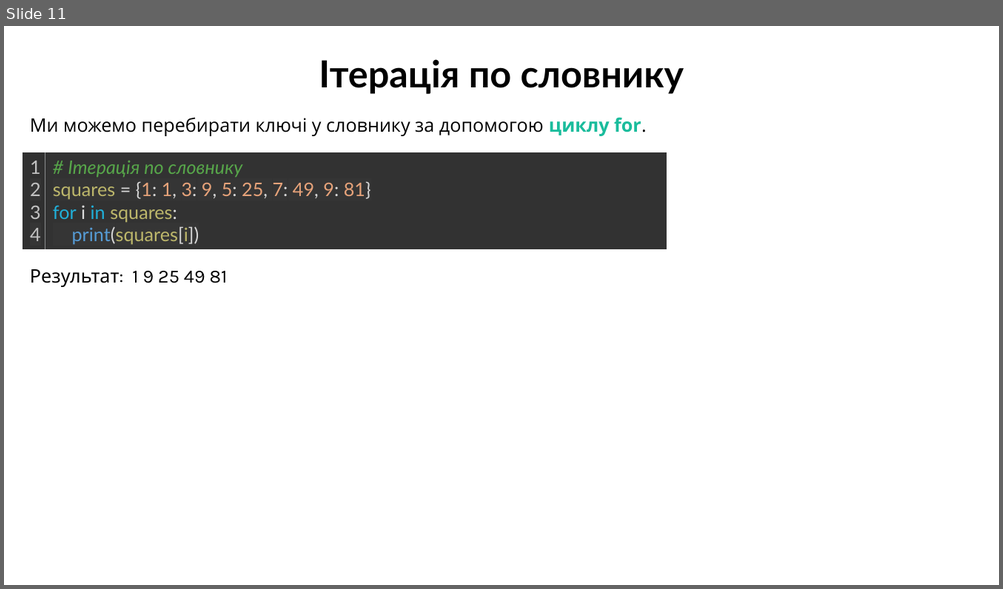
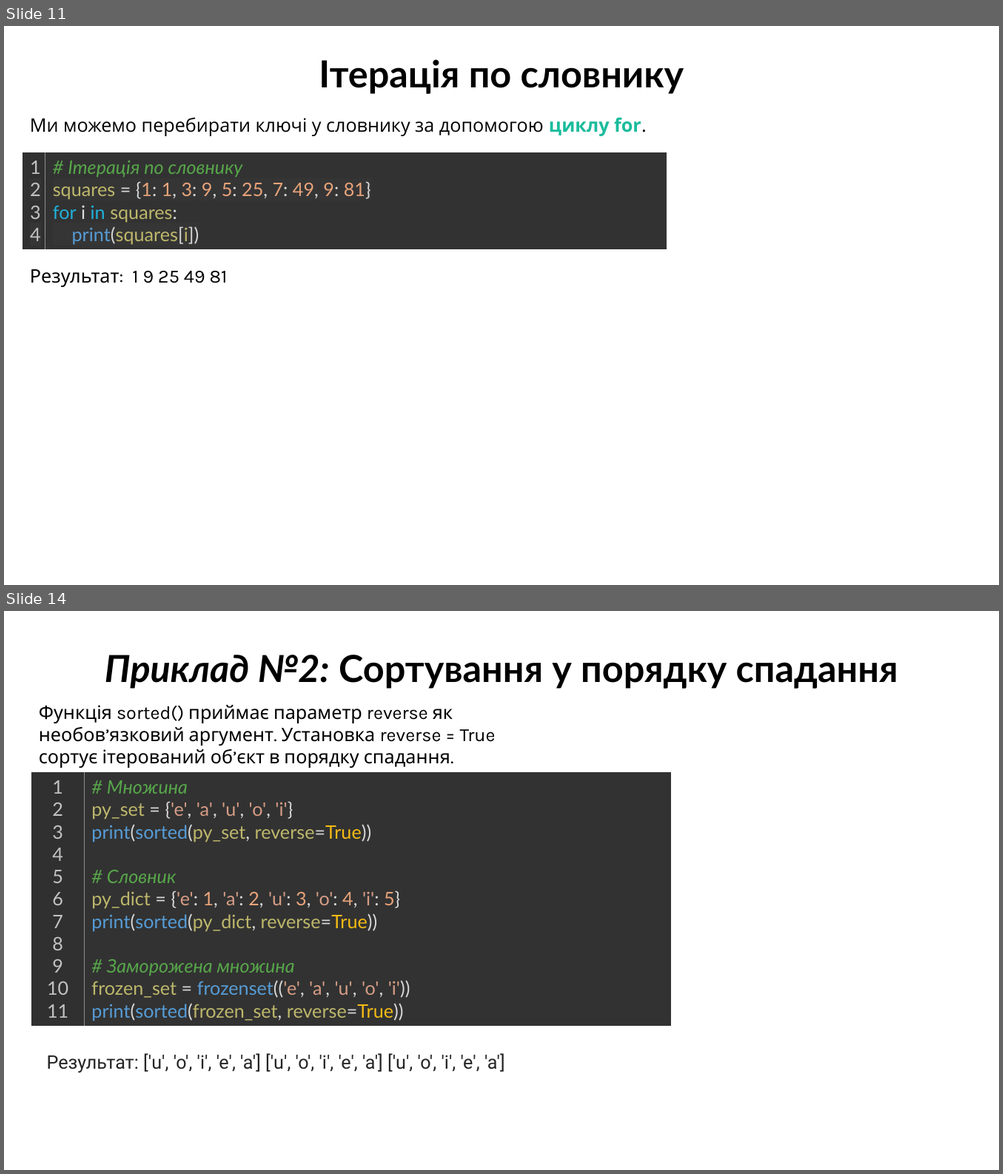
Before and after one commit to arg3ntuum/PythonCourse, a slide deck: Python Урок 12 Словники.pptx. Shown one above the other, each under a label of ours: slide 11 before the commit, slides 11 and 14 after it; the slides between them are not shown. The pictures are 1003x589 and 1003x1174 pixels, drawn with LibreOffice and Linux fonts; fonts in the diff are those of the drawing. Boxes give left, top, right and bottom in pixels: in the first picture for what was removed or moved away, otherwise in the second. Text is boxed around its words. In the diff, an @@ line names an element or a change of style, - is before the commit and + after.

```diff
--- a/Python Урок 12 Словники.pptx
+++ b/Python Урок 12 Словники.pptx
@@ slide 14 added at (x1=4, y1=611, x2=999, y2=1170), background #FFFFFF @@
@@ text added at (x1=105, y1=655, x2=898, y2=689), 36 pt, text #000000, bold @@
+Приклад №2: Сортування у порядку спадання
@@ text added at (x1=39, y1=705, x2=495, y2=768), 18 pt, text #000000 @@
+Функція sorted() приймає параметр reverse як необов’язковий аргумент. Установка reverse = True сортує ітерований об’єкт в порядку спадання.
@@ table added at (x1=31, y1=772, x2=671, y2=1026), 1 rows, 2 columns @@
+1 / 2 / 3 / 4 / 5 / 6 / 7 / 8 / 9 / 10 / 11 | # Множина / py_set = {'e', 'a', 'u', 'o', 'i'} / print(sorted(py_set, reverse=True)) / # Словник / py_dict = {'e': 1, 'a': 2, 'u': 3, 'o': 4, 'i': 5} / print(sorted(py_dict, reverse=True)) / # Заморожена множина / frozen_set = frozenset(('e', 'a', 'u', 'o', 'i')) / print(sorted(frozen_set, reverse=True))
@@ text added at (x1=47, y1=1054, x2=505, y2=1073), 18 pt, text #252525 @@
+Результат: ['u', 'o', 'i', 'e', 'a'] ['u', 'o', 'i', 'e', 'a'] ['u', 'o', 'i', 'e', 'a']
```
Also in this commit, not shown: 7 other slides added, 6 other files.
